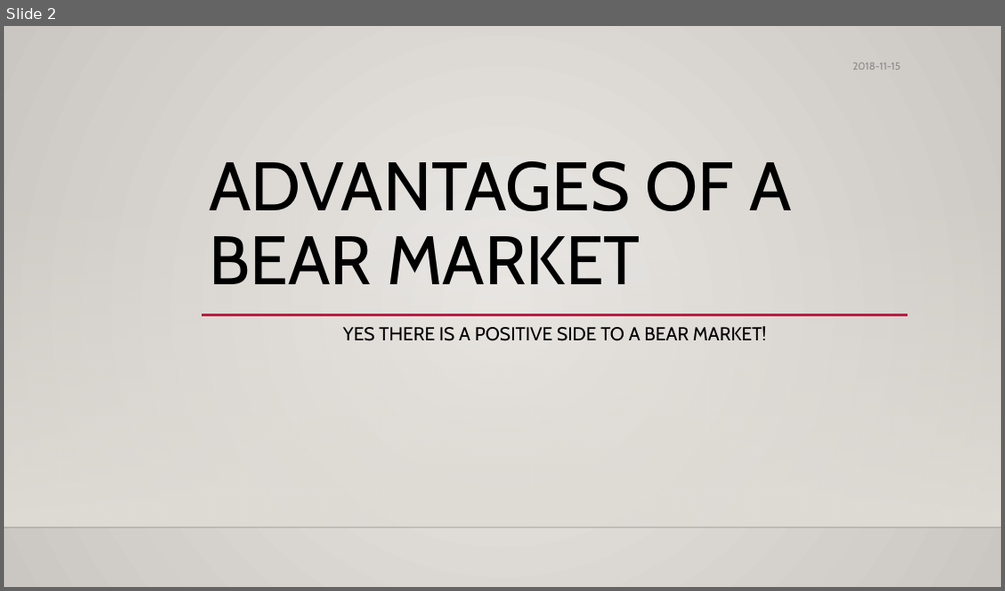
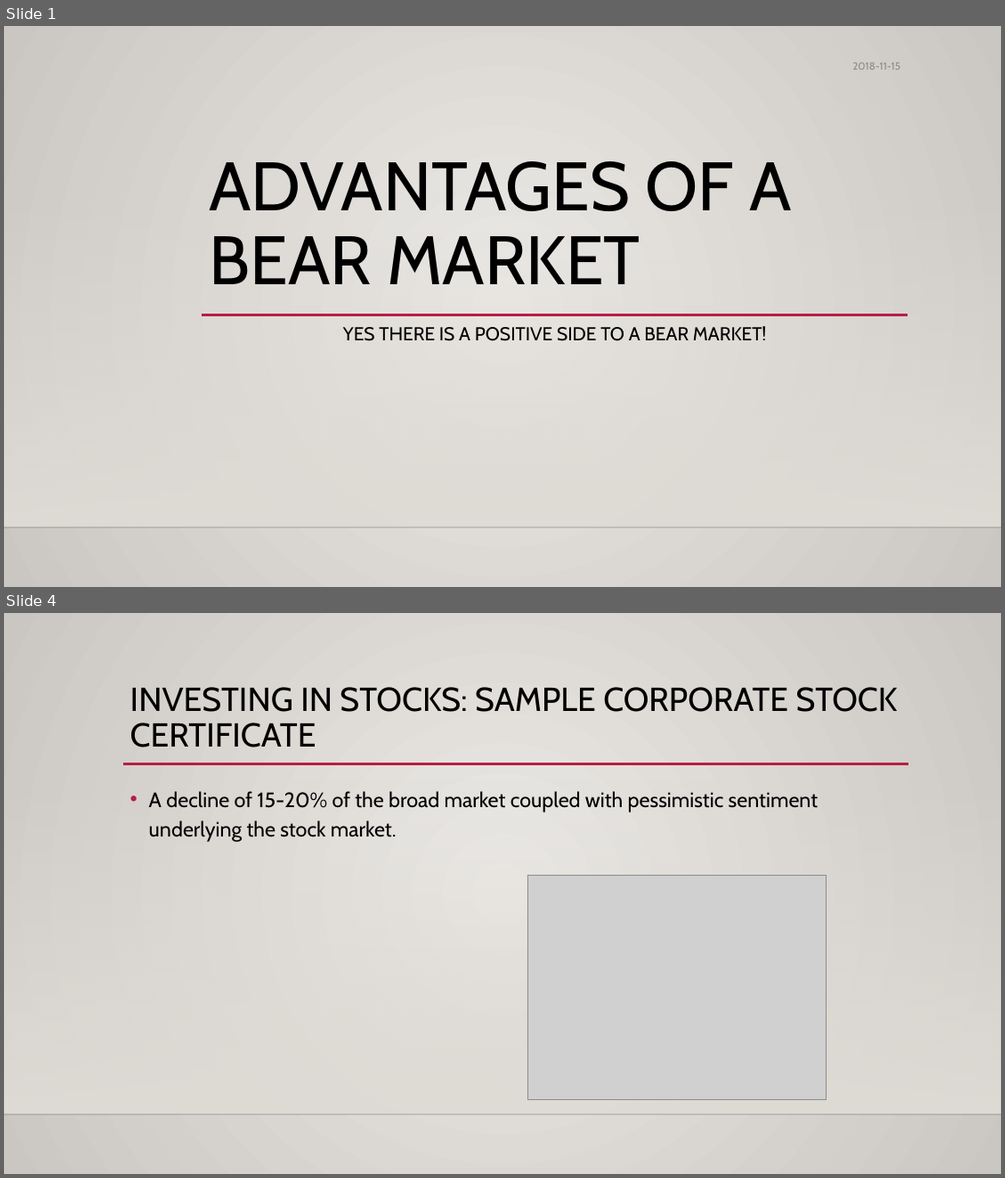
Before and after one commit to Gracewj/615-officer-, a slide deck: Officer.pptx. Shown one above the other, each under a label of ours: slide 2 before the commit, slides 1 and 4 after it; the slides between them are not shown. The pictures are 1005x591 and 1005x1178 pixels, drawn with LibreOffice and Linux fonts; fonts in the diff are those of the drawing; grey boxes stand for pictures; background and template pictures are left out. Boxes give left, top, right and bottom in pixels: in the first picture for what was removed or moved away, otherwise in the second. Text is boxed around its words. In the diff, an @@ line names an element or a change of style, - is before the commit and + after.

```diff
--- a/Officer.pptx
+++ b/Officer.pptx
@@ slide 4 added at [4, 613, 1001, 1174], background gradient #ECEAE7 to #CAC7C1; not listed: 2 template elements that a slide beside it also shows @@
@@ title added at [130, 687, 898, 747], 32 pt, text #000000 @@
+INVESTING IN STOCKS: SAMPLE CORPORATE STOCK CERTIFICATE
@@ line added from (123, 764) to (909, 764), #B71E42 2.5 pt @@
@@ text added at [149, 791, 818, 842], 20 pt, text #000000 @@
+• A decline of 15-20% of the broad market coupled with pessimistic sentiment underlying the stock market.
@@ picture added at [527, 875, 826, 1099] @@
@@ what was slide 2 is now slide 1 @@
```
Also in this commit, not shown: 3 slides changed, 3 other slides added, 1 slide removed, 12 other files.
